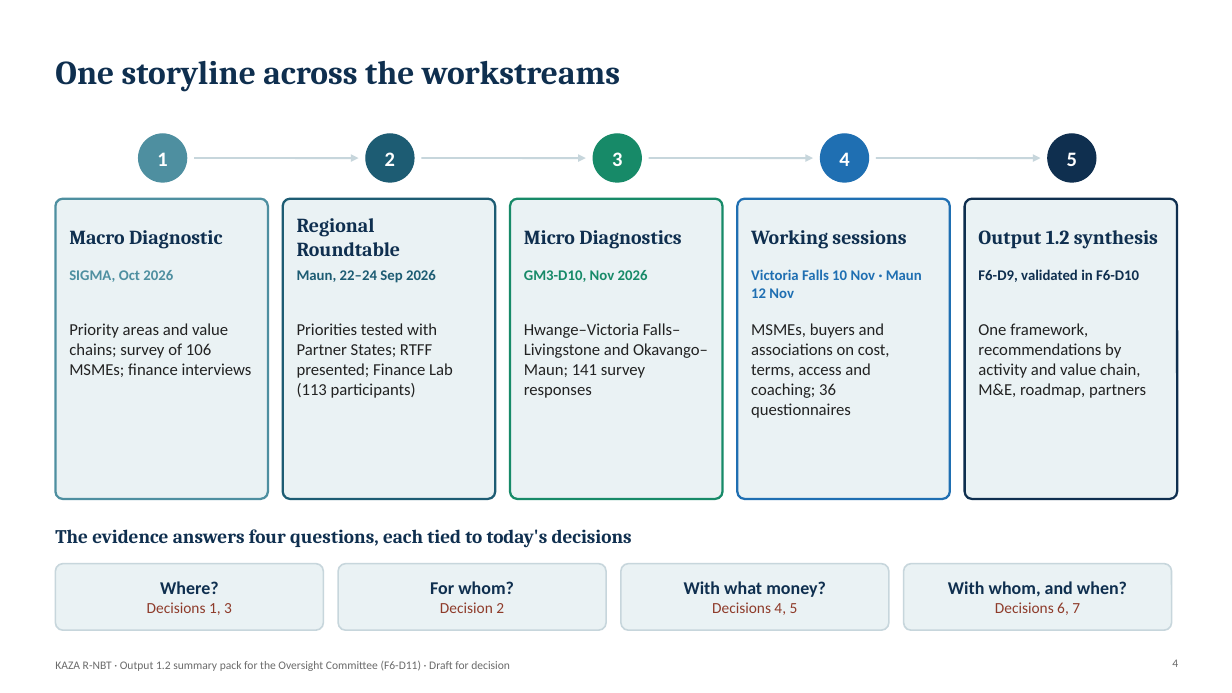
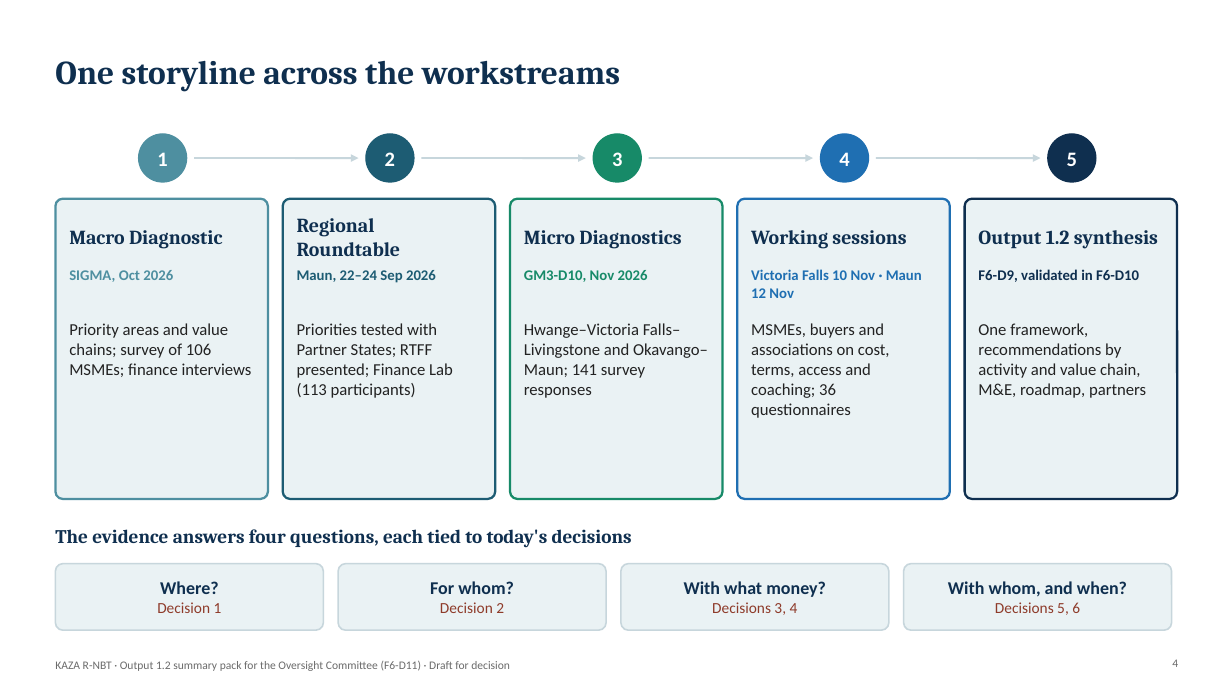
Before and after one commit to modestanz/GIZ-Works, a slide deck: slide 4 of deliverables/F6-D11_Output_1.2_Summary_Pack_Oversight_Committee.pptx. Drawn at 1232x693 pixels with LibreOffice and Linux fonts; fonts in the diff are those of the drawing; background and template pictures are left out. Boxes give left, top, right and bottom in pixels: in the first picture for what was removed or moved away, otherwise in the second. Text is boxed around its words. In the diff, an @@ line names an element or a change of style, - is before the commit and + after.

```diff
--- a/deliverables/F6-D11_Output_1.2_Summary_Pack_Oversight_Committee.pptx
+++ b/deliverables/F6-D11_Output_1.2_Summary_Pack_Oversight_Committee.pptx
@@ text at <box>157,602,222,613</box>: text changed @@
-Decisions 1, 3
+Decision 1
@@ text at <box>712,602,798,615</box>: text changed @@
-Decisions 4, 5
+Decisions 3, 4
@@ text at <box>995,602,1080,615</box>: text changed @@
-Decisions 6, 7
+Decisions 5, 6
```
Also in this commit, not shown: 12 other slides changed, 14 other files.
